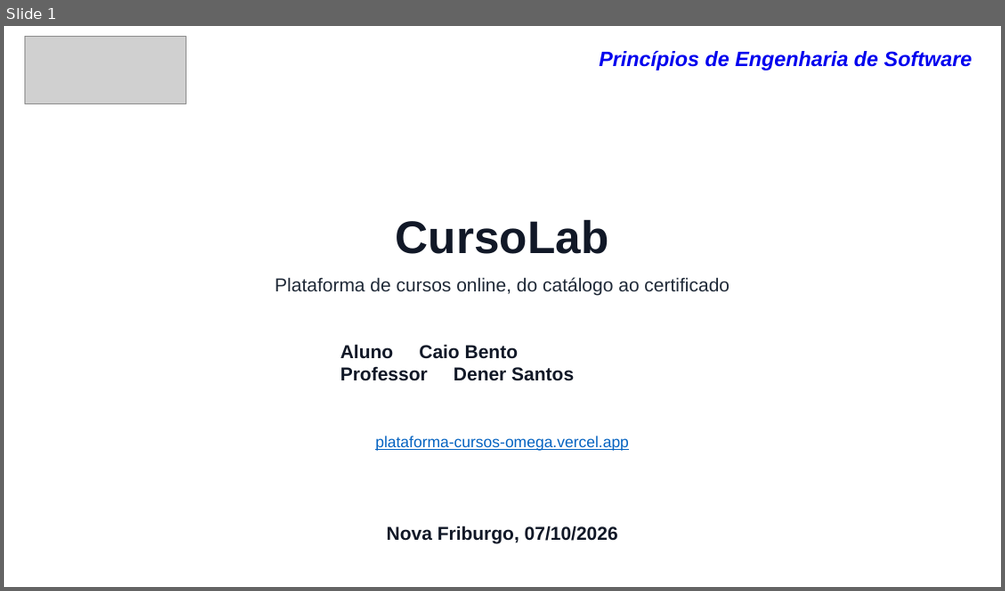
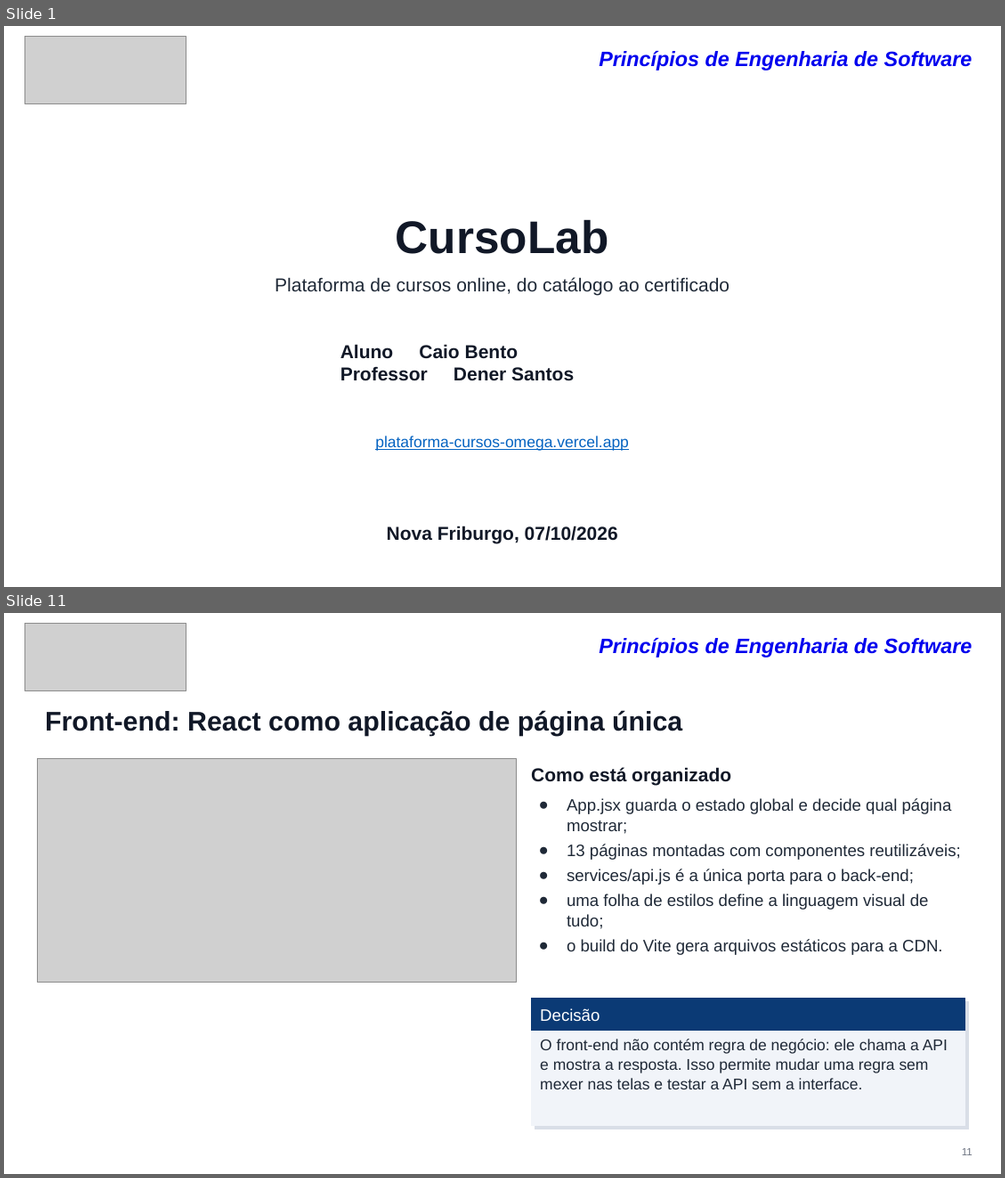
Before and after one commit to caiobento7/plataforma_cursos, a slide deck: docs/entrega/CursoLab-apresentacao.pptx. Shown one above the other, each under a label of ours: slide 1 before the commit, slides 1 and 11 after it; the slides between them are not shown. The pictures are 1005x591 and 1005x1178 pixels, drawn with LibreOffice and Linux fonts; fonts in the diff are those of the drawing; grey boxes stand for pictures. Boxes give left, top, right and bottom in pixels: in the first picture for what was removed or moved away, otherwise in the second. Text is boxed around its words. In the diff, an @@ line names an element or a change of style, - is before the commit and + after.

```diff
--- a/docs/entrega/CursoLab-apresentacao.pptx
+++ b/docs/entrega/CursoLab-apresentacao.pptx
@@ slide 11 added at box(4, 613, 1001, 1174), background #FFFFFF @@
@@ picture added at box(25, 624, 186, 690) @@
@@ text added at box(599, 638, 972, 657), 20 pt, text #0000EE, bold, italic @@
+Princípios de Engenharia de Software
@@ text added at box(45, 710, 682, 736), 26 pt, text #111827, bold @@
+Front-end: React como aplicação de página única
@@ picture added at box(38, 759, 517, 982) @@
@@ text added at box(531, 767, 731, 786), 18 pt, text #111827, bold @@
+Como está organizado
@@ text added at box(566, 798, 960, 955), 16 pt, text #1F2937 @@
+● App.jsx guarda o estado global e decide qual página mostrar;
+● 13 páginas montadas com componentes reutilizáveis;
+● services/api.js é a única porta para o back-end;
+● uma folha de estilos define a linguagem visual de tudo;
+● o build do Vite gera arquivos estáticos para a CDN.
@@ rectangle added at box(531, 998, 965, 1031), fill #0B3A75, outline #0B3A75 1 pt @@
@@ rectangle added at box(535, 1002, 969, 1129), fill #D9DEE7, outline #D9DEE7 1 pt @@
@@ text added at box(540, 1008, 599, 1021), 16 pt, text #FFFFFF @@
+Decisão
@@ rectangle added at box(531, 1031, 965, 1126), fill #F1F4F9, outline #F1F4F9 1 pt @@
@@ text added at box(540, 1038, 947, 1089), 15 pt, text #1F2937 @@
+O front-end não contém regra de negócio: ele chama a API e mostra a resposta. Isso permite mudar uma regra sem mexer nas telas e testar a API sem a interface.
@@ text added at box(962, 1148, 972, 1155), 10 pt, text #6B7280 @@
+11
```
Also in this commit, not shown: 19 slides changed, 7 other slides added, 5 slides removed, 14 other files.
